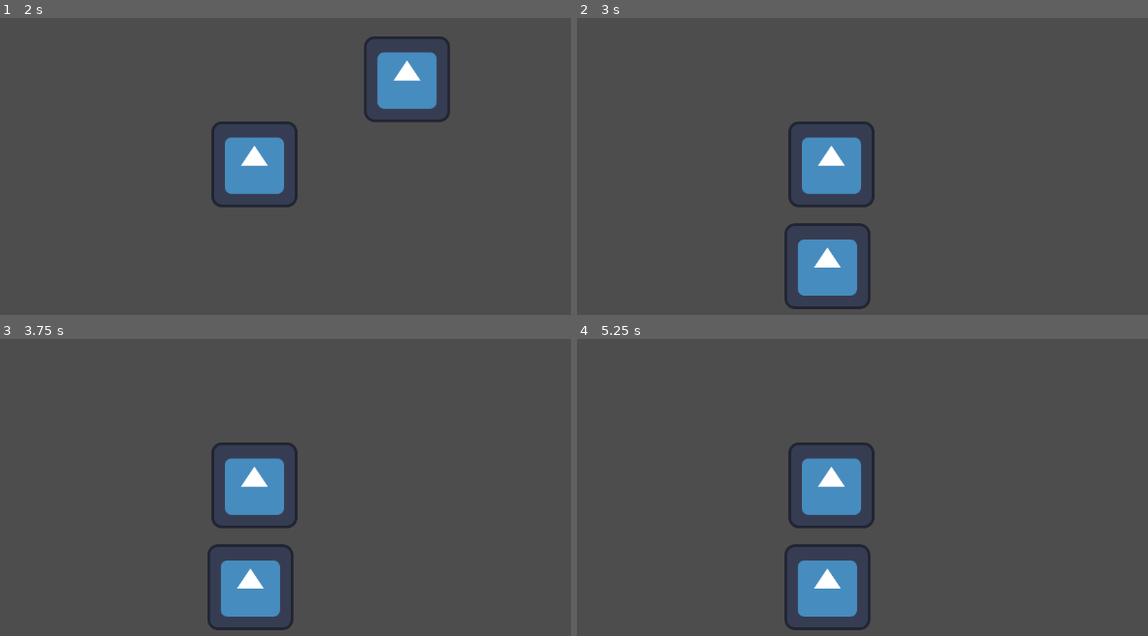
Above: before the commit, frames 1-4 (two rows, left to right).
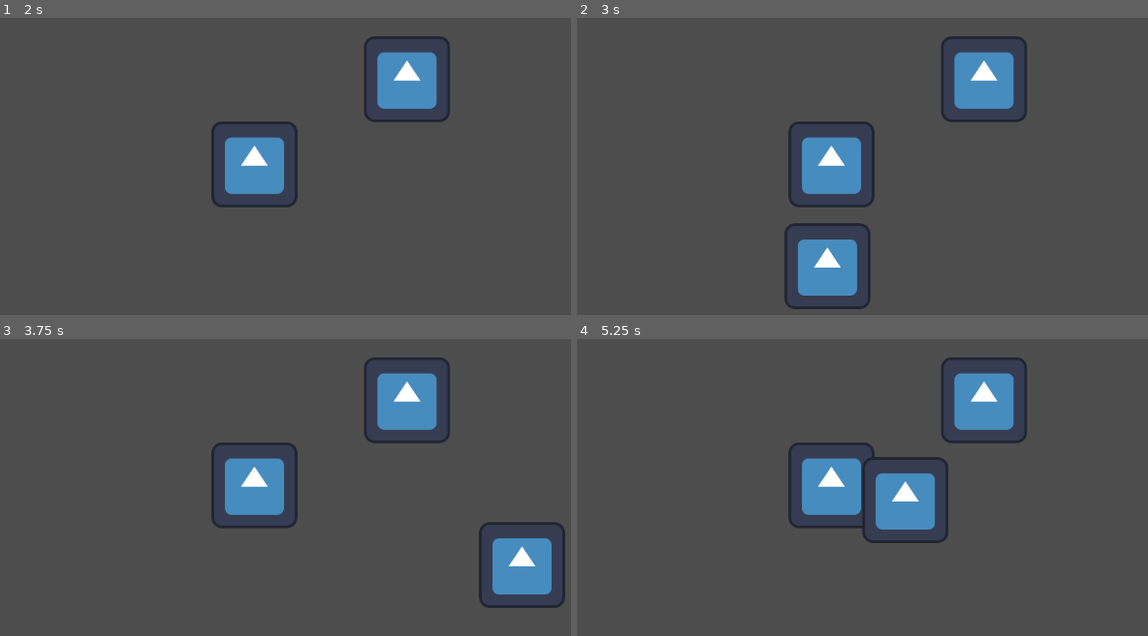
Above: after the commit, the same moments.

Repository: Shuflduf/Flow-Chart
Game: Godot game, scene res://scenes/main.tscn
Two runs of this game, one before a commit and one after it. Both use one fixed random seed, a clock stepped at 60 frames per second and the inputs below. The engine's default icon, where the game draws it, is replaced by a stand-in: a white triangle on a blue panel in a dark square.
Inputs (mouse positions are in pixels of both pictures, inside the frame that each line leads up to):
- Up to frame 1 (2 s): tap Enter at 0.5 s; move the mouse to (51, 68) at 0.52 s; press the mouse at (51, 68) at 0.53 s; tap Space at 1.25 s; move the mouse to (256, 163) at 1.27 s; release the mouse at (256, 163) at 1.28 s; click (256, 163) at 1.35 s
- Up to frame 2 (3 s): tap Enter at 2 s; move the mouse to (982, 80) at 2.02 s; press the mouse at (982, 80) at 2.03 s; tap Space at 2.75 s; move the mouse to (828, 264) at 2.77 s; release the mouse at (828, 264) at 2.78 s; click (828, 264) at 2.85 s
- Up to frame 3 (3.75 s): tap Enter at 3.5 s; move the mouse to (519, 564) at 3.52 s; press the mouse at (519, 564) at 3.53 s
- Up to frame 4 (5.25 s): tap Space at 4.25 s; move the mouse to (634, 434) at 4.27 s; release the mouse at (634, 434) at 4.28 s; click (634, 434) at 4.35 s; move the mouse to (902, 499) at 5.02 s; press the mouse at (902, 499) at 5.03 s

Frame 1 is identical in both runs. In frame 2, 2.5% of the frame differs, in the area x 63-79%, y 6-36%; in frame 3, 7.5%; in frame 4, 7.6%, in the area x 36-79%, y 6-99%.

Commit message:
added mouse margin
basically when you click on a node you have to move your mouse a little to start moving it

Diff:
--- a/scripts/global.gd
+++ b/scripts/global.gd
@@ -9,7 +9,7 @@
 	await get_tree().process_frame
 	var highest := -INF
 	for i in whos_on_top:
-		print(i.z_index)
+		#print(i.z_index)
 		if i.z_index > highest:
 			highest = i.z_index
 			active_node = i
--- a/scripts/main.gd
+++ b/scripts/main.gd
@@ -11,7 +11,7 @@
 			child.picked_up.connect(move_all_nodes_down)
 			Global.node_count += 1
 			Global.nodes_indicies.push_front(child.z_index)
-	print(Global.nodes_indicies)
+	#print(Global.nodes_indicies)
 
 func move_all_nodes_down():
 	Global.nodes_indicies.clear()
--- a/scripts/node.gd
+++ b/scripts/node.gd
@@ -8,6 +8,14 @@
 func _on_input_event(_viewport, event: InputEvent, _shape_idx):
 	if event.is_action_pressed("mouse_left"):
 		local_mouse_offset = -(event.position - global_position)
+		#var dist_total := local_mouse_offset
+		var moving := false
+		while !moving and holding_down():
+			await get_tree().process_frame
+			moving = (local_mouse_offset + get_local_mouse_position()).length() > 30
+			#dist_total = event.position - global_position
+			print(moving)
+		#event
 		pickup()
 
 	if event.is_action_released("mouse_left"):
@@ -24,7 +32,7 @@
 func move_down():
 	z_index -= 1
 	clamp_zindex()
-	print(Global.nodes_indicies)
+	#print(Global.nodes_indicies)
 
 func move_up():
 	picked_up.emit()
@@ -33,3 +41,6 @@
 
 func clamp_zindex():
 	z_index = clamp(z_index, -INF, Global.node_count)
+
+func holding_down():
+	return Input.is_action_pressed("mouse_left")
